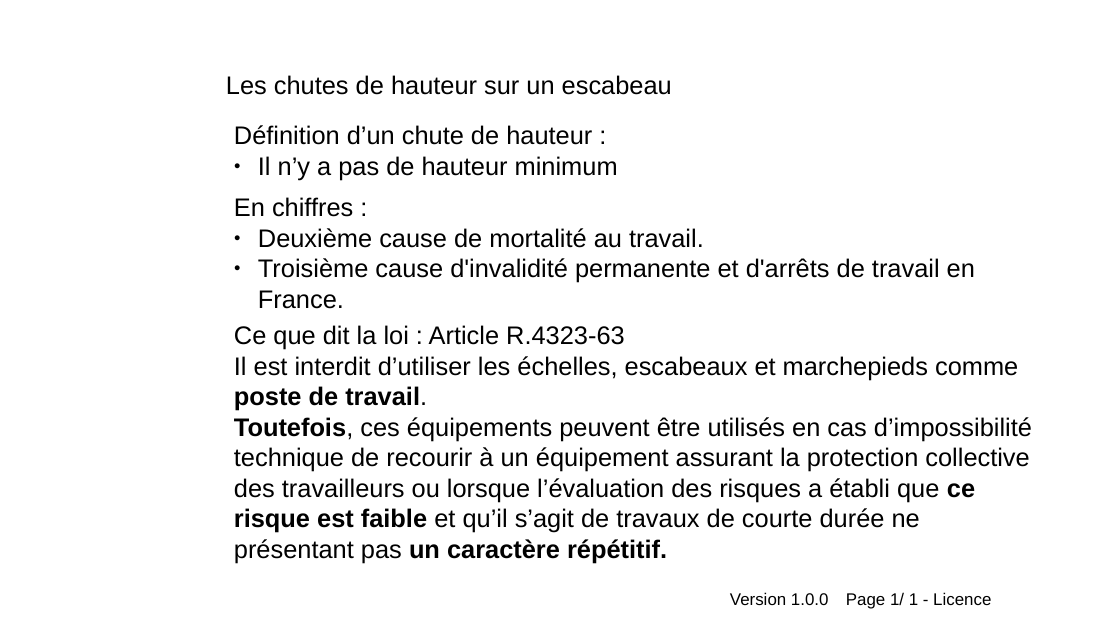
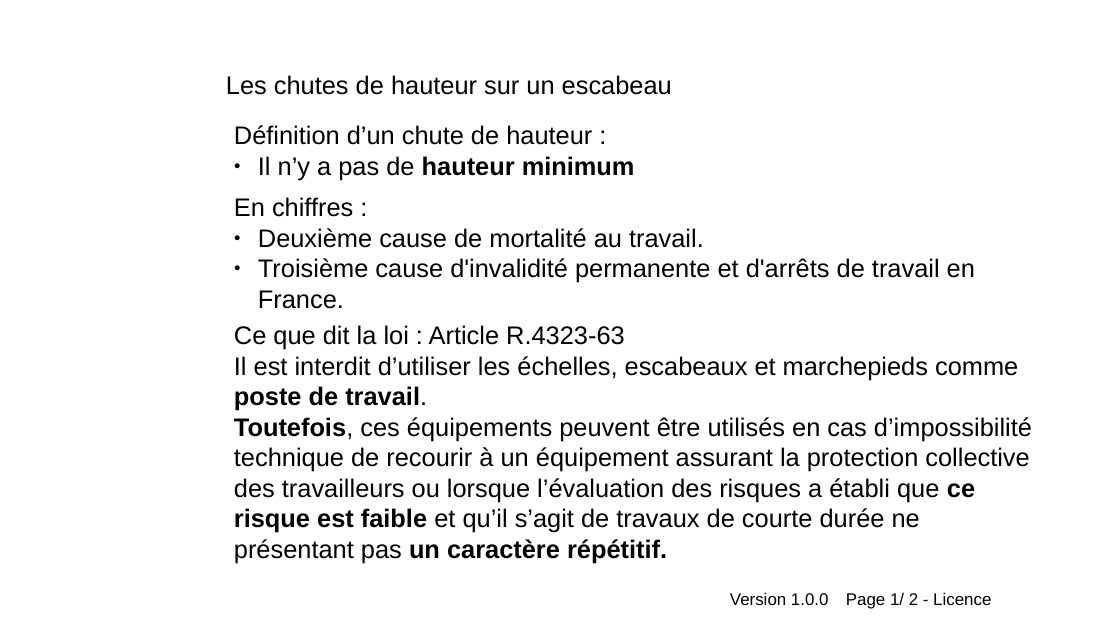
Before and after one commit to Evarisk/bibliotheque-media-risque, a slide deck: slide 1 of causerie/chute-hauteur/causerie_chute-hauteur_escabeau.odp. Drawn at 1120x630 pixels with LibreOffice and Linux fonts; fonts in the diff are those of the drawing; background and template pictures are left out. Boxes give left, top, right and bottom in pixels: in the first picture for what was removed or moved away, otherwise in the second. Text is boxed around its words. In the diff, an @@ line names an element or a change of style, - is before the commit and + after.

```diff
--- a/causerie/chute-hauteur/causerie_chute-hauteur_escabeau.odp
+++ b/causerie/chute-hauteur/causerie_chute-hauteur_escabeau.odp
@@ text at (x1=258, y1=156, x2=635, y2=180): bold on in "hauteur minimum" @@
@@ text at (x1=846, y1=592, x2=991, y2=609): text changed @@
-Page 1/ 1 - Licence
+Page 1/ 2 - Licence
```
Also in this commit, not shown: 1 slide added, 2 other files.
